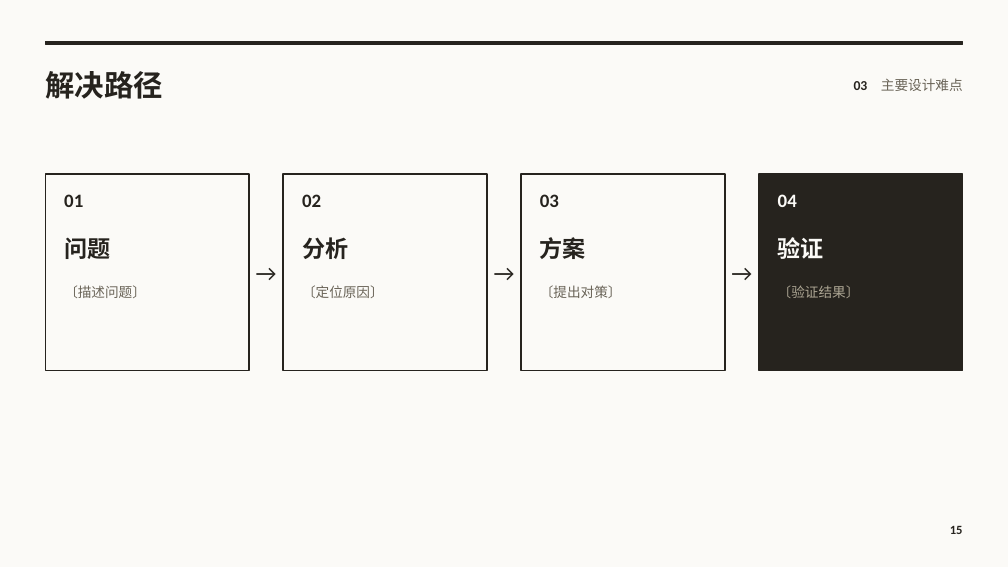
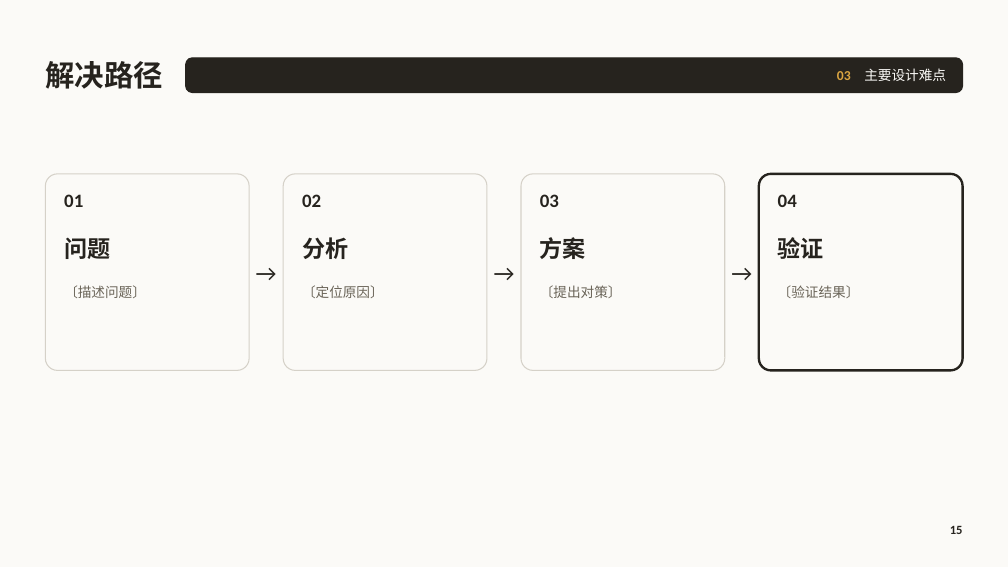
Before and after one commit to cyx3705/0000-000-Template, a slide deck: slide 15 of Unused/b-Office/项目报告.pptx. Drawn at 1008x567 pixels with LibreOffice and Linux fonts; fonts in the diff are those of the drawing; background and template pictures are left out. Boxes give left, top, right and bottom in pixels: in the first picture for what was removed or moved away, otherwise in the second. Text is boxed around its words. In the diff, an @@ line names an element or a change of style, - is before the commit and + after.

Commit message:
office 模板按新风格修正：PPT 块用圆角、线用直线；BOM 列头改白底粗细墨线
- 项目报告.pptx：内容页去掉标题上方的全宽粗横线，改为「标题 + 圆角墨色条」，
  章节标签反白写在条里；封面墨色条、甘特条、里程碑节点、图片占位、流程块改圆角；
  「改进后」与解决路径末步改用墨色边强调，不再整块填墨（每页一个大墨色块）
- BOM表.xlsx：BOM 与修订记录的列头由墨底白字改为白底、顶部粗墨线、底部细墨线
- 风格.md：引用改指向 z-OneHistoryID 目录

```diff
--- a/Unused/b-Office/项目报告.pptx
+++ b/Unused/b-Office/项目报告.pptx
@@ text "解决路径": place and size @@
-text "解决路径" at (45,71,162,99)
+text "解决路径" at (45,61,162,89)
@@ rectangle removed at (45,42,963,45) @@
@@ text "03 主要设计难点": place and size @@
-text "03 主要设计难点" at (854,78,963,91)
+text "03 主要设计难点" at (837,68,946,81)
@@ text "03 主要设计难点" at (837,68,946,81): text colour #26231E to #D9A441 in "03"; text colour #6A6458 to #FBFAF7 in "主要设计难点" @@
@@ rounded rectangle added at (186,58,963,93), fill #26231E, outline #26231E 1 pt @@
@@ rectangle removed at (45,174,250,371) @@
@@ rounded rectangle added at (45,174,250,371), fill #FBFAF7, outline #D5D1C8 1 pt @@
@@ rectangle removed at (284,174,488,371) @@
@@ rounded rectangle added at (284,174,488,371), fill #FBFAF7, outline #D5D1C8 1 pt @@
@@ rectangle removed at (521,174,725,371) @@
@@ rounded rectangle added at (521,174,725,371), fill #FBFAF7, outline #D5D1C8 1 pt @@
@@ rectangle removed at (759,174,963,371) @@
@@ rounded rectangle added at (759,174,963,371), fill #FBFAF7, outline #26231E 2.25 pt @@
@@ text "04" at (778,194,797,207): text colour #FBFAF7 to #26231E @@
@@ text "验证" at (778,237,824,259): text colour #FBFAF7 to #26231E @@
@@ text "〔验证结果〕" at (778,285,860,298): text colour #ACA593 to #6A6458 @@
```
Also in this commit, not shown: 16 other slides changed, 2 other files.
